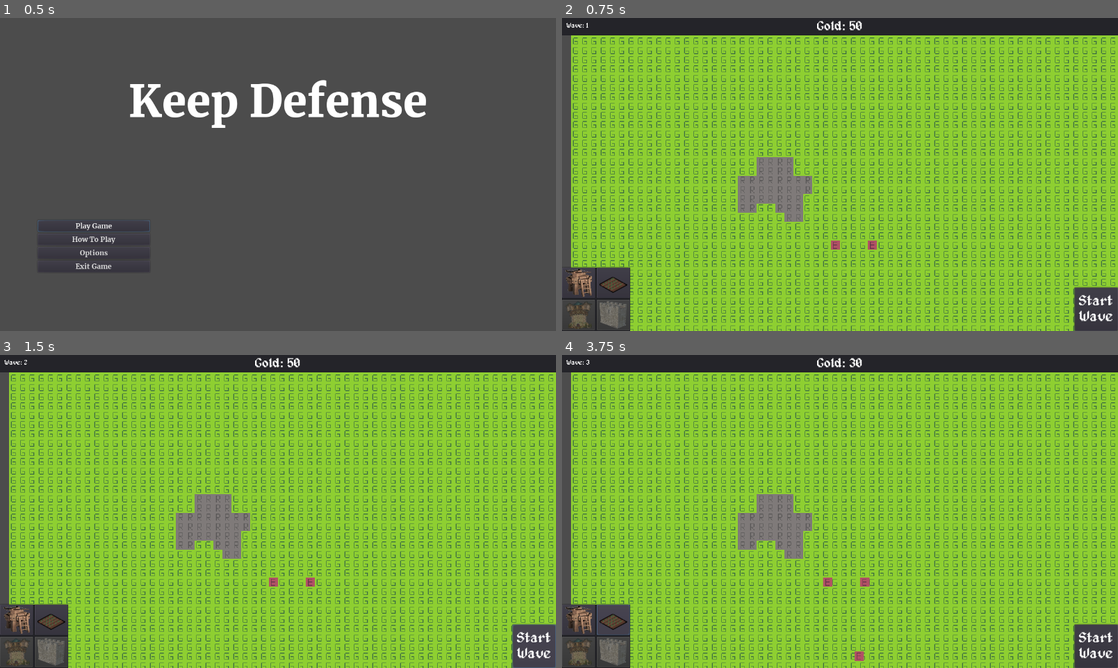
Above: before the commit, frames 1-4 (two rows, left to right).
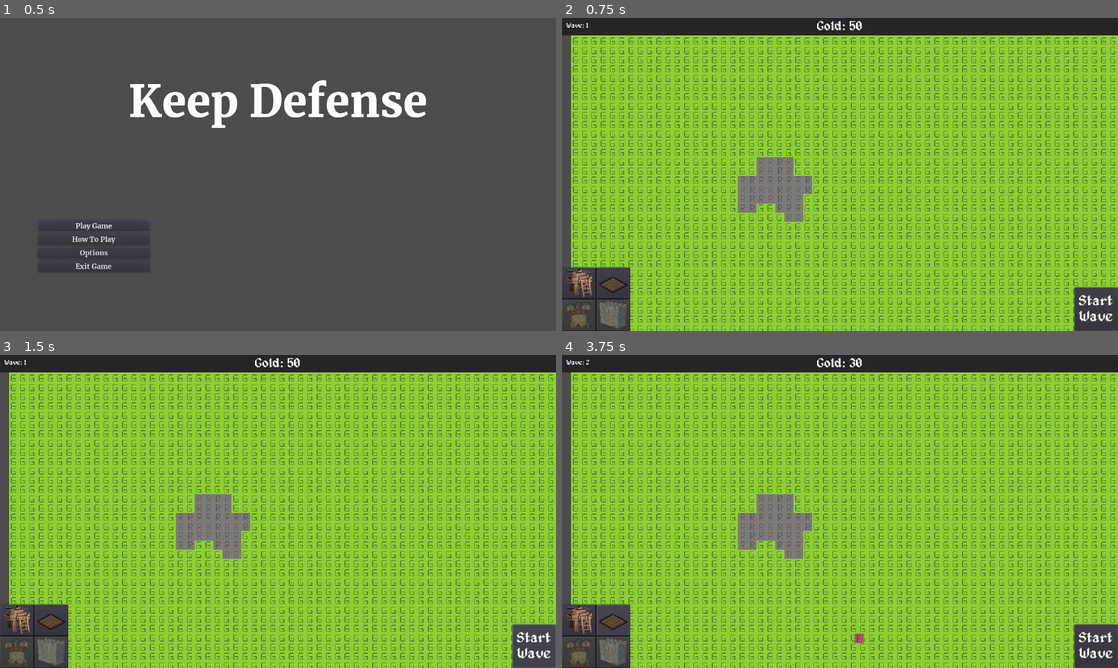
Above: after the commit, the same moments.

Repository: Joshua5437/Game-3
Game: Godot game, scene res://mainMenu.tscn
Same seed, same stepped clock (60 frames per second), same inputs: the game is played once before the commit and once after it.
Inputs (mouse positions are in pixels of both pictures, inside the frame that each line leads up to):
- Up to frame 1 (0.5 s): no input
- Up to frame 2 (0.75 s): click "Play Game" at 0.5 s
- Up to frame 3 (1.5 s): click "Start Wave" at 1.25 s
- Up to frame 4 (3.75 s): click "Start Wave" at 2 s; click (578, 621) at 2.75 s; click (612, 621) at 3.5 s

Frame 1 is identical in both runs. In frame 2, less than 0.1% of the frame differs, in the area x 48-57%, y 71-74%; in frame 3, 0.1%; in frame 4, 0.2%, in the area x 4-56%, y 1-98%.

Commit message:
wave spawning addded

Diff:
--- a/mainScene.tscn
+++ b/mainScene.tscn
@@ -28,14 +28,6 @@
 limit_bottom = 1024
 script = ExtResource( 2 )
 
-[node name="Enemies" type="Node2D" parent="."]
-
-[node name="Enemy" parent="Enemies" instance=ExtResource( 5 )]
-position = Vector2( 520, 376 )
-
-[node name="Enemy2" parent="Enemies" instance=ExtResource( 5 )]
-position = Vector2( 456, 376 )
-
 [node name="WaveSpawnPosition" type="Position2D" parent="."]
 position = Vector2( 504, 584 )
 
--- a/scripts/game.gd
+++ b/scripts/game.gd
@@ -75,10 +75,19 @@
 
 func _spawn_wave():
 	spawn_button_pressed = true
+	var spawn_position_node = get_node(wave_spawn_position)
+
+	# Spawns a wave of enemies
+	for i in range(wave + 1):
+		var new_enemy = wave_spawn_enemy.instance()
+		new_enemy.position = spawn_position_node.position
+		add_child(new_enemy)
+
+		# Prevents weird movement with enemies
+		yield(get_tree().create_timer(1), "timeout")
+
+	# Increment the wave
 	wave += 1
-	var spawn_position_node = get_node(wave_spawn_position)
-	var new_enemy = wave_spawn_enemy.instance()
 
-	new_enemy.position = spawn_position_node.position
-	add_child(new_enemy)
+	# Updates UI
 	ui.update_wave(wave)
